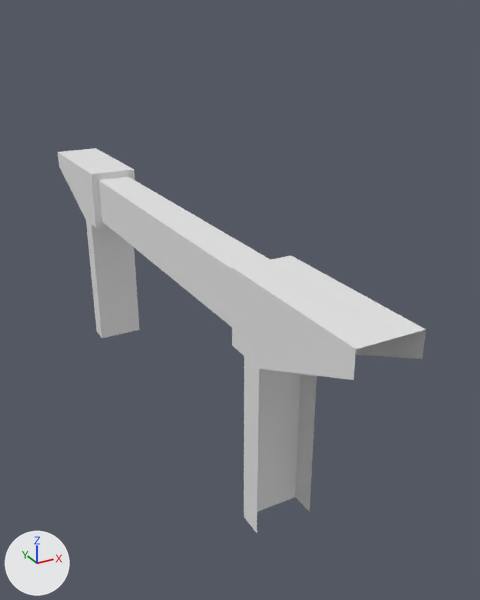
Two versions of the FBX model KJam May 2020/Assets/ArtAssets/3D-Models/KJ_ZL_Wall_Gateway_Straight_01.fbx, one commit apart.
The view is the same before and after, from a camera (50 mm lens) standing at (-2.28, -7.44, 3.72) and looking at (0.47, -2.42, 1.21). The lights are fixed; the arrows at lower left show +X, +Y and +Z. Where no turn or scale is listed for an object, it has been applied to the vertices.

The first picture shows 'KJ_ZL_Wall_Gateway_Straight_01'.
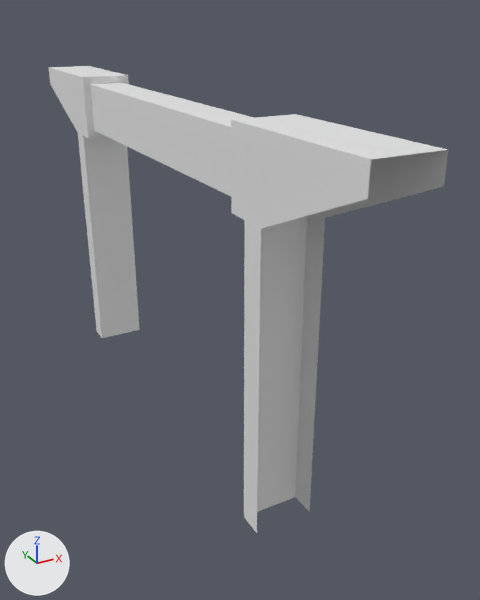
Scene script edits in JSON lines:
```json
{"block": "me_cube_017", "where": "me_cube_017.from_pydata(...)  # 48 vertices, 36 faces; spans x -0.24..0.24, y -3.0..3.0, z 0.0..2.07"}
{"block": "me_cube_017", "where": "# used by ob_kj_zl_wall_gateway_straight_01; location = (0.0, -2.0, 0.0)"}
{"block": "me_cube_017", "change": "me_cube_017 part 1: all 40 vertices in x -0.24..0.24, y -3.0..3.0, z 1.46..2.07 are moved by (0.0, 0.0, 1.0)"}
```

What differs and where, as boxes [x1, y1, x2, y2] in the pictures (480 x 600 px):
```json
{"object": "KJ_ZL_Wall_Gateway_Straight_01", "change": "reshaped", "before": [58, 148, 426, 533], "after": [48, 66, 448, 533], "on screen": "9% wider, 21% taller"}
```
